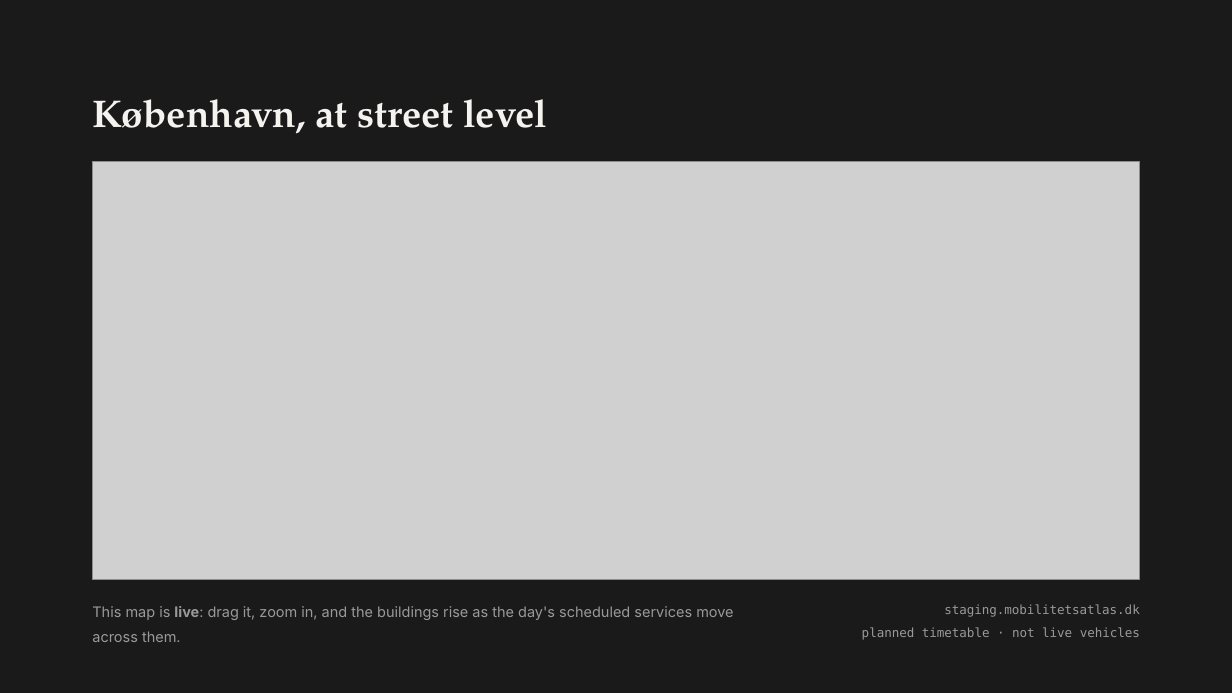
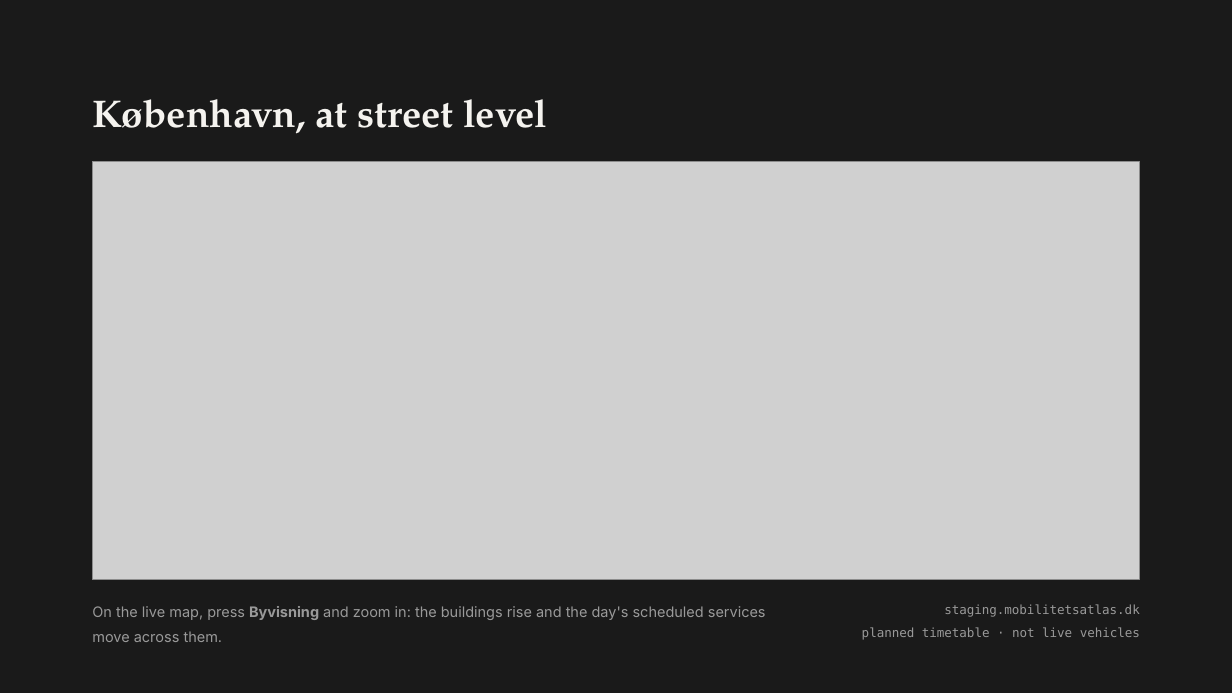
Before and after one commit to betamobility/slides, a slide deck: slide 16 of decks/mobilitetsatlas-intro/Mobilitetsatlas-introduktion.pptx. Drawn at 1232x693 pixels with LibreOffice and Linux fonts; fonts in the diff are those of the drawing; grey boxes stand for pictures. Boxes give left, top, right and bottom in pixels: in the first picture for what was removed or moved away, otherwise in the second. Text is boxed around its words. In the diff, an @@ line names an element or a change of style, - is before the commit and + after.

Commit message:
Revert "feat(embed): let the shell trust its own origins, so live embeds can run"
This reverts commit 0647fb4c52adf02e95702ba16a0be58508fae17c.

```diff
--- a/decks/mobilitetsatlas-intro/Mobilitetsatlas-introduktion.pptx
+++ b/decks/mobilitetsatlas-intro/Mobilitetsatlas-introduktion.pptx
@@ text at box(92, 606, 766, 642): text changed @@
-This map is live: drag it, zoom in, and the buildings rise as the day's scheduled services move across them.
+On the live map, press Byvisning and zoom in: the buildings rise and the day's scheduled services move across them.
```
Also in this commit, not shown: 2 other slides changed, 12 other files.
